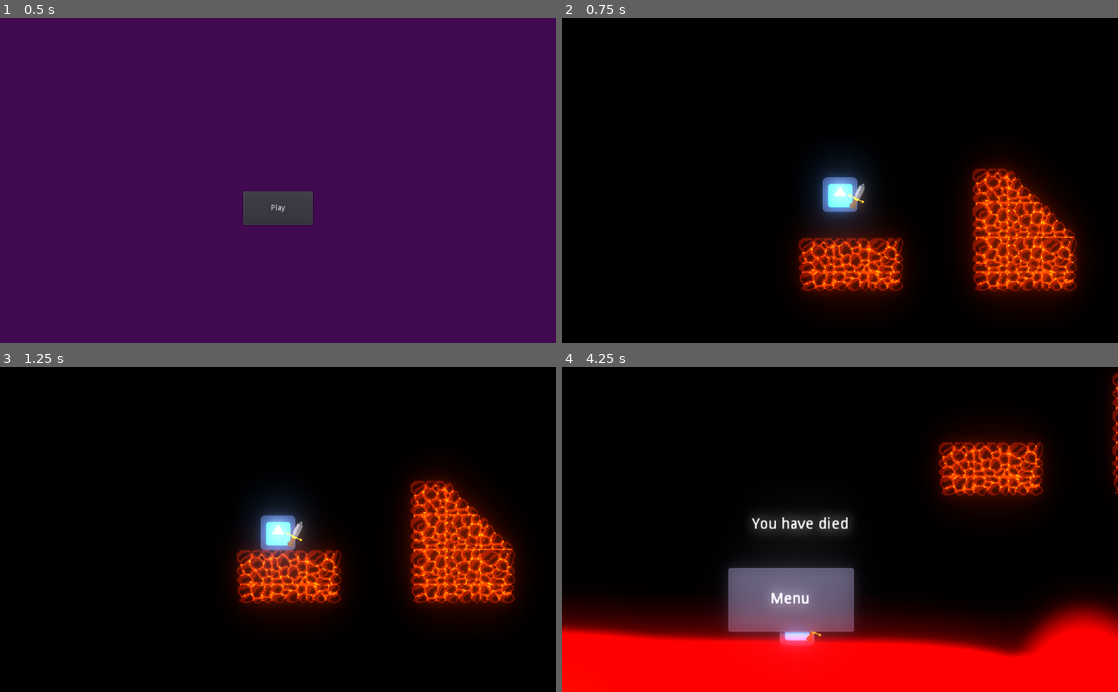
Above: before the commit, frames 1-4 (two rows, left to right).
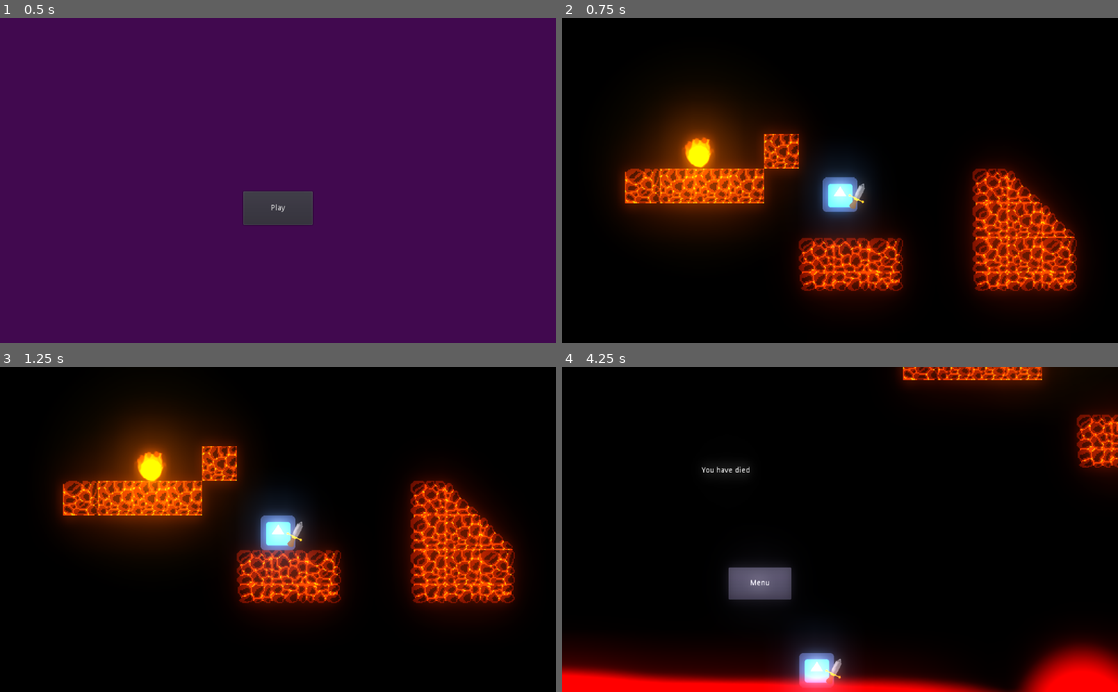
Above: after the commit, the same moments.

Repository: Schmo103/Project-Archimedes-Github-Game-Off-2022-
Game: Godot game, scene res://menu.tscn
Two runs of this game, one before a commit and one after it. Both use one fixed random seed, a clock stepped at 60 frames per second and the inputs below. The project has no main scene, so this scene is started directly. The engine's default icon, where the game draws it, is replaced by a stand-in: a white triangle on a blue panel in a dark square.
Inputs (mouse positions are in pixels of both pictures, inside the frame that each line leads up to):
- Up to frame 1 (0.5 s): no input
- Up to frame 2 (0.75 s): click "Play" at 0.5 s
- Up to frame 3 (1.25 s): no input
- Up to frame 4 (4.25 s): tap Enter (ui_accept) at 1.25, 1.52, 2.27, 3.77 s; move the mouse to (962, 513) at 1.27 s; hold A (ui_a) 1.28-2.03 s; tap D (ui_d) at 1.55, 2.1, 3.05, 3.6 s; move the mouse to (728, 545) at 2.02 s; tap A (ui_a) at 2.3, 3.8 s; move the mouse to (895, 458) at 2.77 s; hold A (ui_a) 2.78-3.53 s; move the mouse to (812, 594) at 3.52 s

Frame 1 is identical in both runs. In frame 2, 11% of the frame differs, in the area x 9-44%, y 22-68%; in frame 3, 11%; in frame 4, 35%, in the area x 0-100%, y 0-100%.

Commit message:
-updated fireball
-fireball uses rigid body behavior correctly
-fireball patrol mode mostly complete

Diff:
--- a/Archimedes/fireball.tscn
+++ b/Archimedes/fireball.tscn
@@ -26,8 +26,8 @@
 shader_param/color = Color( 1, 0.678431, 0, 1 )
 
 [node name="Fireball" type="RigidBody2D"]
-scale = Vector2( 0.5, 0.5 )
 mode = 2
+contacts_reported = 5
 script = ExtResource( 2 )
 
 [node name="Sprite" type="Sprite" parent="."]
--- a/Archimedes/fireball/fireball.gd
+++ b/Archimedes/fireball/fireball.gd
@@ -2,58 +2,162 @@
 
 var lava
 var terrain
+
 var state = 0 #0 is patrol
 var velocity = Vector2(0, 0)
-var dir = Vector2(-1, 0)
-var speed = 250
-var sight = 100
-var i = 0
+var jump_speed = 125
+var speed = 200
+var air_speed = 60
+var max_speed = 100
+var gravity = 130
+var fric = 60
+var air_fric = 70
+var zoom = 70
+
+var going_right = false
+var going_left = false
+var jumping = false
+
+var jump = false
+var left = false
+var right = true
+var on_floor = false
+
+var sight = 30
+var dir = 1
+var up_dir = Vector2(0, -1)
+
+var vx = 0
 
 func _ready():
 	terrain = get_parent().terrain
 	lava = get_parent().lava
-	print(str(is_dip()))
+#	print(str(get_tile(position)))
+#	print(str(is_dip()))
 
-func move_right():
-	velocity.x += speed
-	dir.x = 1
 
-func move_left():
-	velocity.x -= speed
-	dir.x = -1
+
+func _integrate_forces(s):
+	var step = s.get_step()
+	var lv = s.get_linear_velocity()
+
+	on_floor = false
+	left = false
+	right = false
+	jump = false
+
+
+	#determine behavior
+	if state == 0:
+		if is_dip():
+			switch_x_dir()
+		if dir == 1:
+			right = true
+		elif dir == -1:
+			left = true
+		if is_wall():
+			jump = true
+			if lv.x >= zoom:
+				right = false
+				left = false
+
+
+
+
+	#calculate physics
+	var fx
+	for x in range(s.get_contact_count()):
+		if s.get_contact_local_normal(x).dot(up_dir) > 0.6:
+			fx = x
+			on_floor = true
+			jumping = false
+
+	if on_floor:
+		#friction
+		vx = abs(lv.x)
+		vx -= fric * step
+		if vx < 0:
+			vx = 0
+		lv.x = sign(lv.x) * vx
+
+		#horizontal motion
+		if right:
+			#print("right")
+			lv.x += speed * step
+			vx = abs(lv.x)
+			if vx > max_speed:
+				vx = max_speed
+			lv.x = sign(lv.x) * vx
+
+		if left:
+			#print("left")
+			lv.x += -speed * step
+			vx = abs(lv.x)
+			if vx > max_speed:
+				vx = max_speed
+			lv.x = sign(lv.x) * vx
+
+		#vertical motion
+		lv.y = 0
+		if jump:
+			lv.y -= jump_speed
+			jumping = true
+	else:
+		#friction
+		vx = abs(lv.x)
+		vx -= air_fric * step
+		if vx < 0:
+			vx = 0
+		lv.x = sign(lv.x) * vx
+
+		#horizontal motion
+		if right and not left:
+			lv.x += air_speed * step
+			vx = abs(lv.x)
+			if vx > max_speed:
+				vx = max_speed
+			lv.x = sign(lv.x) * vx
+
+		if left and not right:
+			lv.x += -air_speed * step
+			vx = abs(lv.x)
+			if vx > max_speed:
+				vx = max_speed
+			lv.x = sign(lv.x) * vx
+
+		#gravity
+		lv.y += gravity * step
+	s.set_linear_velocity(lv)
 
 func switch_x_dir():
-	if dir.x == 1:
-		dir.x = -1
+	if dir == 1:
+		dir = -1
 	else:
-		dir.x = 1
-	velocity += -linear_velocity
-	i += 1
+		dir = 1
+	#velocity += -linear_velocity
 	#print("called : " + str(i))
 
 func get_tile(pos):
-	var x = pos.x - (int(pos.x) % 64)
-	var y = pos.y - (int(pos.y) % 64)
-	x /= 64
-	y /= 64
+	var x = pos.x - (int(pos.x) % 32)
+#	print(str(pos.x))
+#	print(str(x))
+	var y = pos.y - (int(pos.y) % 32)
+	x /= 32
+	y /= 32
 	return Vector2(x, y)
 
+func tile_type(pos):
+	return get_node(terrain).get_cellv(pos)
+
+
 func is_dip():
-	var next_floor = get_tile(Vector2(position.x + (sight * dir.x), position.y + 64))
-	return (get_node(terrain).get_cellv(next_floor) == -1)
+	var next_floor = get_tile(Vector2(position.x + (sight * dir), position.y + 32))
+	return (tile_type(next_floor) == -1 and !is_wall())
 
 func is_wall():
-	var next_floor = get_tile(Vector2(position.x + (sight * dir.x), position.y))
-	return (get_node(terrain).get_cellv(next_floor) != -1)
+	var next_floor = get_tile(Vector2(position.x + (sight * dir), position.y))
+	return (tile_type(next_floor) != -1)
 
-func _physics_process(delta):
-	velocity = Vector2()
-	if position.y > get_node(lava).HEIGHT + 32:
-		#visible = false
-		pass
-	if state == 0:
-		if is_wall() or is_dip():
-			switch_x_dir()
-		velocity.x += speed * dir.x
-	#move_right()
-	apply_central_impulse(velocity * delta)
+func fall_length():
+	var pos = get_tile(position)
+	pos.x += dir
--- a/Archimedes/world.tscn
+++ b/Archimedes/world.tscn
@@ -402,7 +402,7 @@
 tile_set = SubResource( 13 )
 cell_size = Vector2( 32, 32 )
 format = 1
-tile_data = PoolIntArray( -1572829, 12, 0, -1572828, 11, 0,  …(1783 unchanged characters)… 12, 0, 327703, 11, 0, 327704, 2, 0, 393238, 8, 0, 393239, 9, 0, 393240, 10, 0, 458766, 12, 0, 458767, 3, 0, 458771 …(295 unchanged characters)…
+tile_data = PoolIntArray( -1572829, 12, 0, -1572828, 11, 0,  …(1783 unchanged characters)… 12, 0, 327703, 11, 0, 327704, 2, 0, 393224, 5, 0, 393238, 8, 0, 393239, 9, 0, 393240, 10, 0, 458756, 2, 0, 458757, 5, 0, 458758, 5, 0, 458759, 5, 0, 458766, 12, 0, 458767, 3, 0, 458771 …(295 unchanged characters)…
 
 [node name="player" type="KinematicBody2D" parent="."]
 material = SubResource( 20 )
@@ -432,7 +432,8 @@
 texture = ExtResource( 7 )
 
 [node name="Fireball" parent="." instance=ExtResource( 8 )]
-position = Vector2( 912, 47 )
+position = Vector2( 196, 212 )
+custom_integrator = true
 
 [node name="Lava" type="Sprite" parent="."]
 position = Vector2( 496, 861 )
@@ -448,6 +449,7 @@
 margin_top = 196.0
 margin_right = 601.0
 margin_bottom = 396.0
+rect_scale = Vector2( 0.5, 0.5 )
 text = "You have died"
 align = 1
 valign = 1
@@ -458,6 +460,7 @@
 margin_top = 335.0
 margin_right = 513.0
 margin_bottom = 394.0
+rect_scale = Vector2( 0.5, 0.5 )
 text = "Menu"
 
 [node name="WorldEnvironment" type="WorldEnvironment" parent="."]
--- a/Archimedes/world/lava.gd
+++ b/Archimedes/world/lava.gd
@@ -4,7 +4,7 @@
 var down_offset = 340 #set initial offset
 #accounts for position of image being in center of image
 onready var HEIGHT = position.y - down_offset #set initial HEIGHT
-var speed = 0.3
+var speed = 0.0
 
 func _physics_process(_delta):
 	position.x = get_parent().get_node("player/Camera2D").get_camera_screen_center().x
--- a/Archimedes/world/player.gd
+++ b/Archimedes/world/player.gd
@@ -5,7 +5,7 @@
 var grav = 20 #set gravity speed
 var jump_speed = 500 #set jump speed
 var fric = 40
-var air_fric = 0
+var air_fric = 2
 var MAXSPEED = 200
 
 var sword_posi = 1 #-1 is left, 1 is right
@@ -86,13 +86,13 @@
 #			if(velocity.y > 0): #clamp x
 #				velocity.y = 0
 	jump = false
-	if Input.is_action_pressed("ui_a") and is_on_floor(): #for moving left
+	if Input.is_action_pressed("ui_a"): #for moving left
 		if (velocity.x - speed >= -MAXSPEED):
 			velocity.x -= speed
 		elif (velocity.x > -MAXSPEED):
 			velocity.x = -MAXSPEED
 		set_sword_left()
-	if Input.is_action_pressed("ui_d") and is_on_floor(): #for moving right
+	if Input.is_action_pressed("ui_d"): #for moving right
 		if (velocity.x + speed <= MAXSPEED):
 			velocity.x += speed
 		elif (velocity.x < MAXSPEED):
--- a/Archimedes/world/world.gd
+++ b/Archimedes/world/world.gd
@@ -50,8 +50,6 @@
 	get_tree().paused = false
 	butn.pause_mode = Node.PAUSE_MODE_PROCESS
 	spawner()
-	print(screen_x)
-	print(screen_y)
 
 func _process(_delta):
 	bkgd.set_position(get_node("player/Camera2D").get_camera_screen_center() - b_offset)
